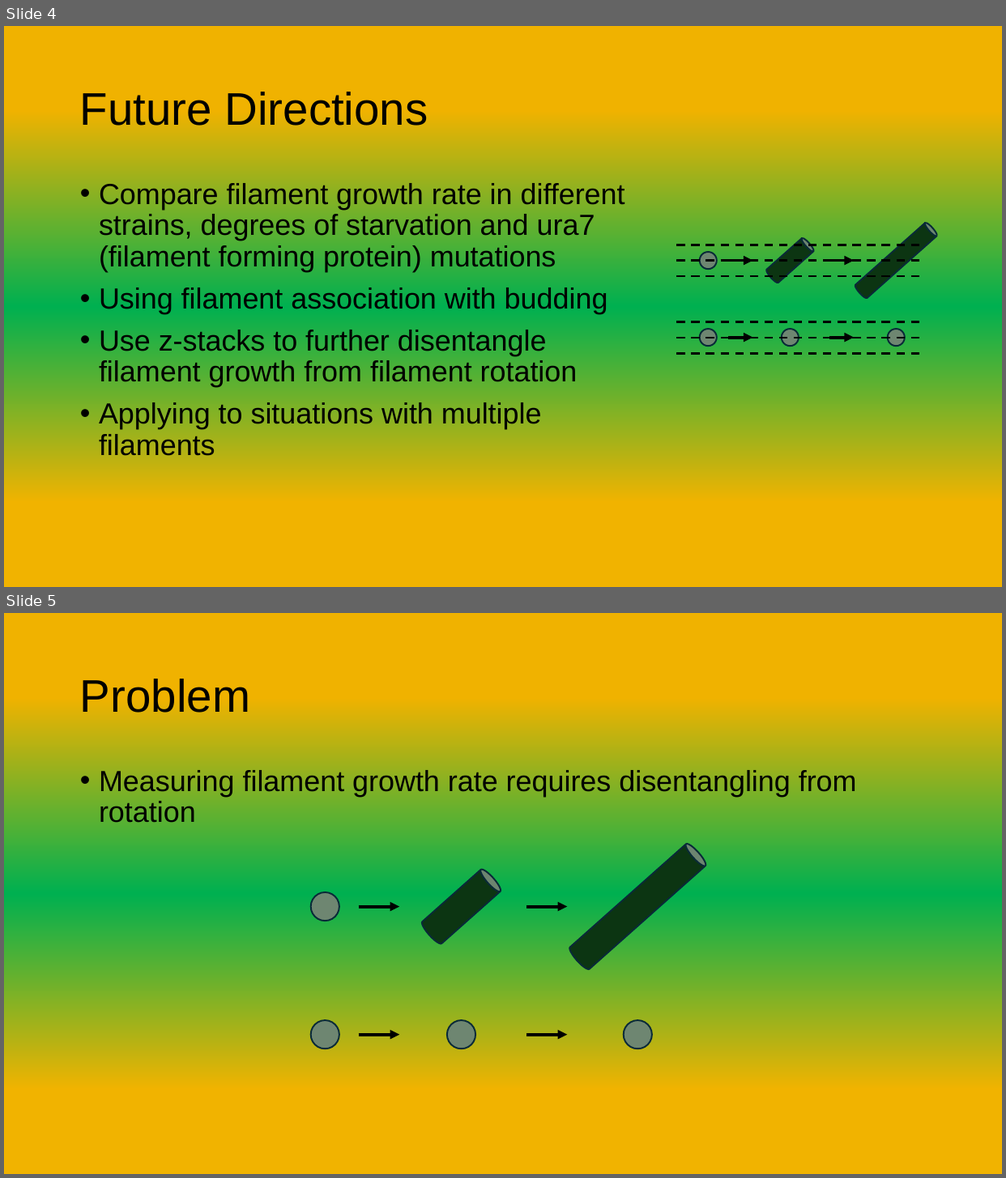
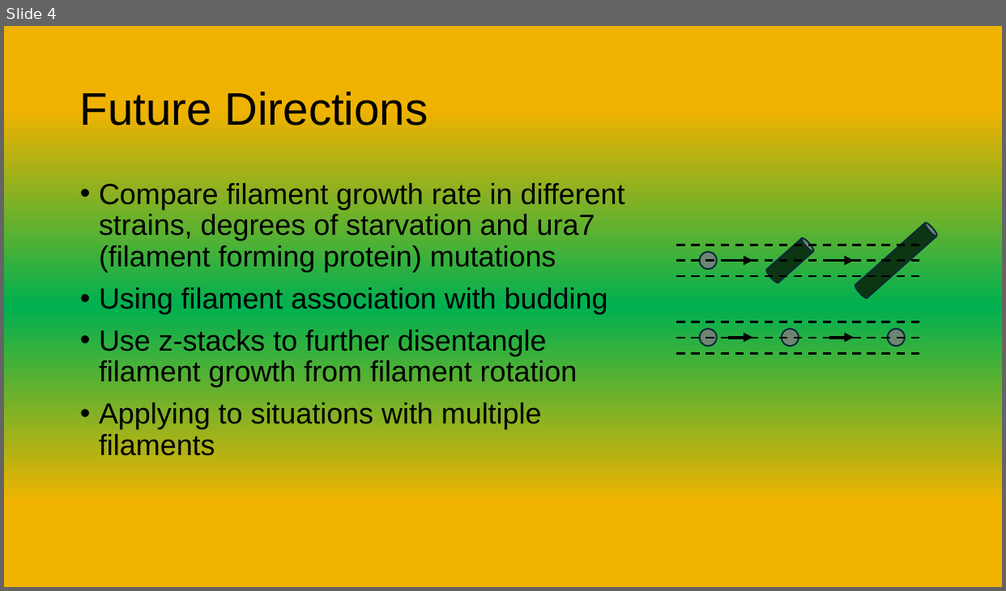
Before and after one commit to briandaniel14/biohack, a slide deck: Presentations/Biohack_Presentation.pptx. Shown one above the other, each under a label of ours: slides 4 and 5 before the commit, slide 4 after it. The pictures are 1006x1178 and 1006x591 pixels, drawn with LibreOffice and Linux fonts; fonts in the diff are those of the drawing. Boxes give left, top, right and bottom in pixels: in the first picture for what was removed or moved away, otherwise in the second. Text is boxed around its words. In the diff, an @@ line names an element or a change of style, - is before the commit and + after.

```diff
--- a/Presentations/Biohack_Presentation.pptx
+++ b/Presentations/Biohack_Presentation.pptx
@@ slide 5 removed at bbox=[4, 613, 1002, 1174], background gradient #F0B200 to #00B050 to #F1B300 @@
@@ title removed at bbox=[80, 679, 250, 713] @@
-Problem
@@ text removed at bbox=[99, 770, 857, 823] @@
-• Measuring filament growth rate requires disentangling from rotation
@@ cylinder removed at bbox=[568, 842, 708, 972] @@
@@ cylinder removed at bbox=[420, 867, 503, 946] @@
@@ ellipse removed at bbox=[311, 892, 339, 921] @@
@@ arrow removed from (359, 906) to (399, 906) @@
@@ arrow removed from (526, 906) to (568, 906) @@
@@ ellipse removed at bbox=[311, 1020, 339, 1049] @@
@@ ellipse removed at bbox=[447, 1020, 475, 1049] @@
@@ ellipse removed at bbox=[624, 1020, 652, 1049] @@
@@ arrow removed from (359, 1035) to (399, 1035) @@
@@ arrow removed from (526, 1035) to (568, 1035) @@
```
Also in this commit, not shown: 1 other slide removed.
